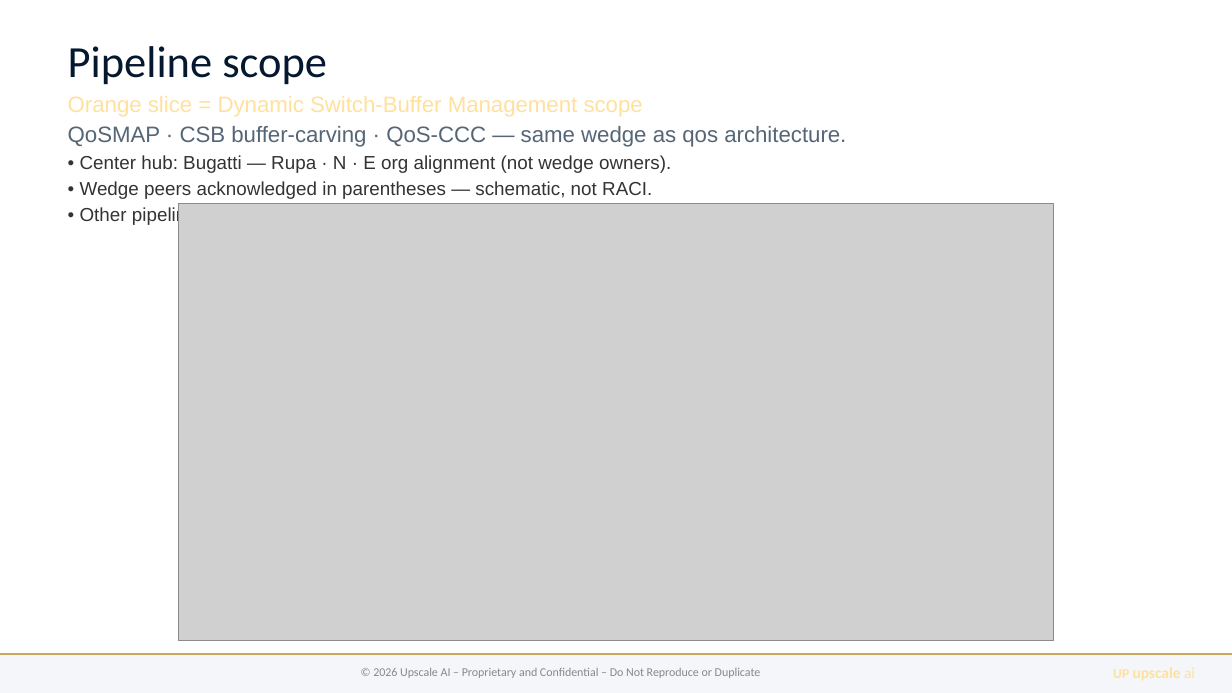
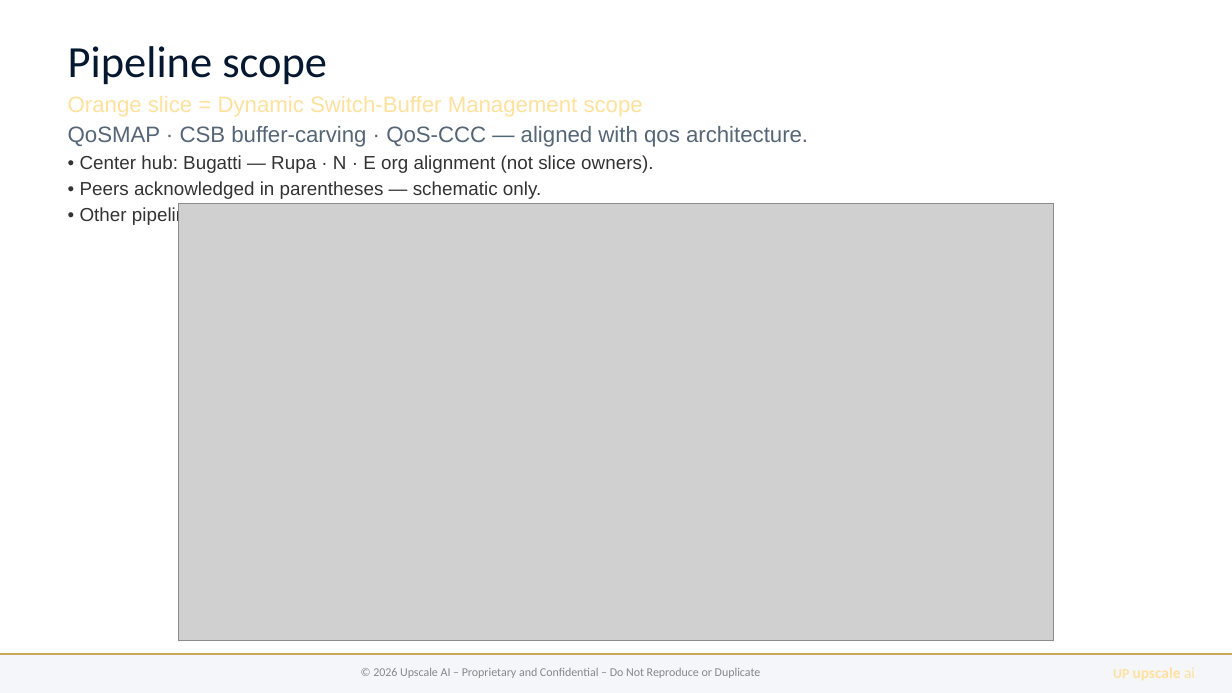
Before and after one commit to upscale-ai-network/agent-template, a slide deck: slide 3 of dt122/bugatti-qos-ccc.pptx. Drawn at 1232x693 pixels with LibreOffice and Linux fonts; fonts in the diff are those of the drawing; grey boxes stand for pictures. Boxes give left, top, right and bottom in pixels: in the first picture for what was removed or moved away, otherwise in the second. Text is boxed around its words. In the diff, an @@ line names an element or a change of style, - is before the commit and + after.

```diff
--- a/dt122/bugatti-qos-ccc.pptx
+++ b/dt122/bugatti-qos-ccc.pptx
@@ text at <box>68,126,808,199</box>: text changed @@
-QoSMAP · CSB buffer-carving · QoS-CCC — same wedge as qos architecture.
-• Center hub: Bugatti — Rupa · N · E org alignment (not wedge owners).
-• Wedge peers acknowledged in parentheses — schematic, not RACI.
+QoSMAP · CSB buffer-carving · QoS-CCC — aligned with qos architecture.
+• Center hub: Bugatti — Rupa · N · E org alignment (not slice owners).
+• Peers acknowledged in parentheses — schematic only.
```
Also in this commit, not shown: 3 other slides changed, 4 other files.
